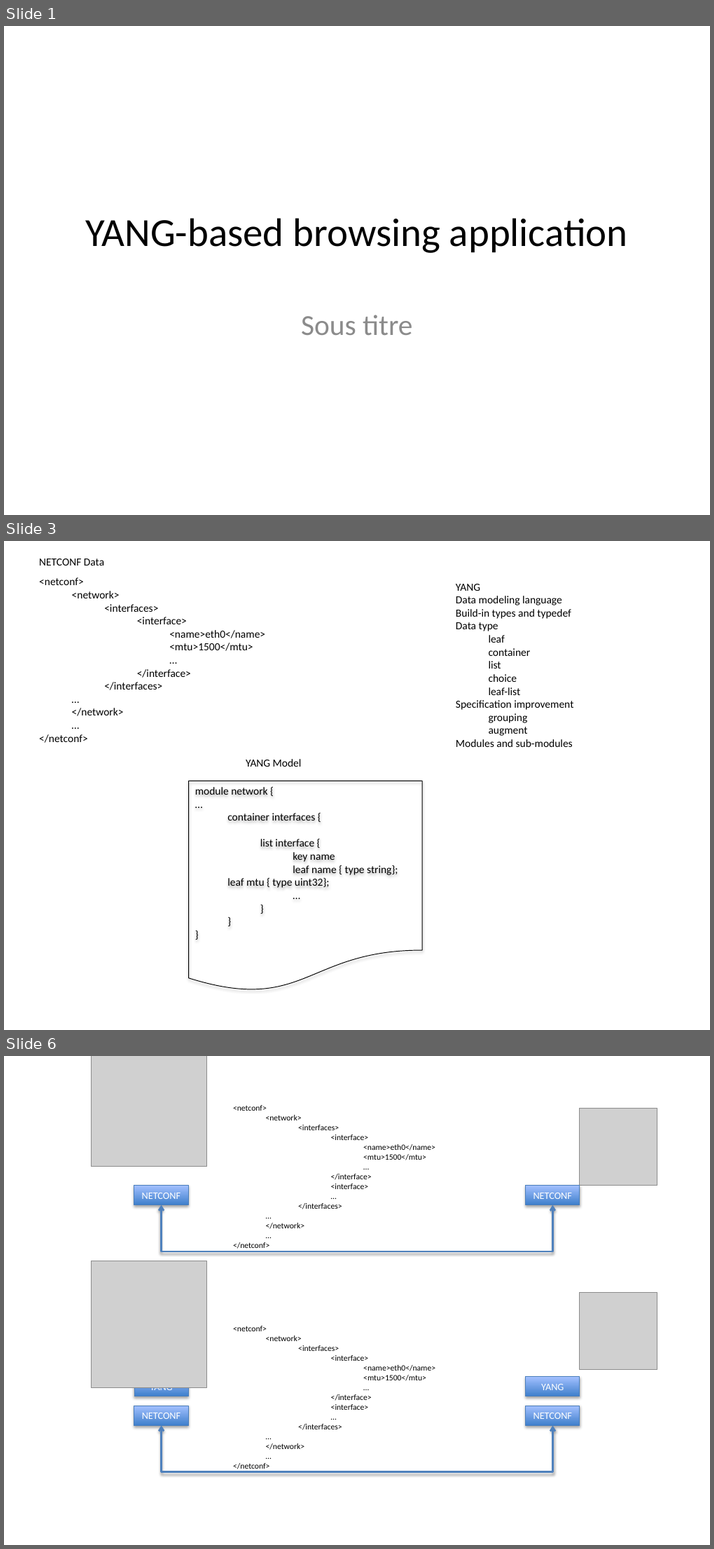
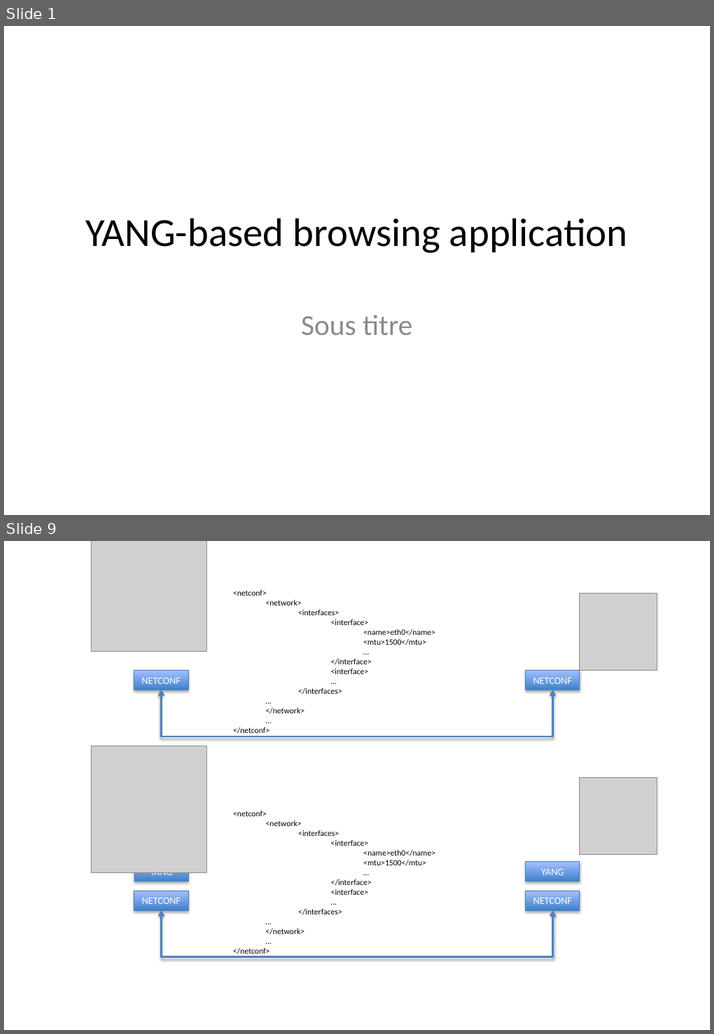
Before and after one commit to AaronNGray/jYang, a slide deck: yang-manager/reports/YangArchi.pptx. Shown one above the other, each under a label of ours: slides 1, 3 and 6 before the commit, slides 1 and 9 after it; the slides between them are not shown. The pictures are 714x1549 and 714x1034 pixels, drawn with LibreOffice and Linux fonts; fonts in the diff are those of the drawing; grey boxes stand for pictures. Boxes give left, top, right and bottom in pixels: in the first picture for what was removed or moved away, otherwise in the second. Text is boxed around its words. In the diff, an @@ line names an element or a change of style, - is before the commit and + after.

```diff
--- a/yang-manager/reports/YangArchi.pptx
+++ b/yang-manager/reports/YangArchi.pptx
@@ slide 3 removed at (x1=4, y1=541, x2=710, y2=1030), background #FFFFFF @@
@@ text removed at (x1=39, y1=559, x2=104, y2=565) @@
-NETCONF Data
@@ text removed at (x1=39, y1=577, x2=265, y2=743) @@
-<netconf>
-  <network>
-  <interfaces>
-  <interface>
-  <name>eth0</name>
-  <mtu>1500</mtu>
-  …
-  </interface>
-  </interfaces>
-  …
-  </network>
-  …
-</netconf>
@@ text removed at (x1=455, y1=584, x2=573, y2=747) @@
-YANG
-Data modeling language
-Build-in types and typedef
-Data type
-leaf
-container
-list
-choice
-leaf-list
-Specification improvement
-grouping
-augment
-Modules and sub-modules
@@ text removed at (x1=245, y1=759, x2=302, y2=766) @@
-YANG Model
@@ flow chart document removed at (x1=188, y1=781, x2=422, y2=992) @@
-module network {
-…
-container interfaces {
-list interface {
-key name
-leaf name { type string}; leaf mtu { type uint32};
-…
-}
-}
-}
@@ what was slide 6 is now slide 9 @@
```
Also in this commit, not shown: 4 slides changed, 2 slides added.
